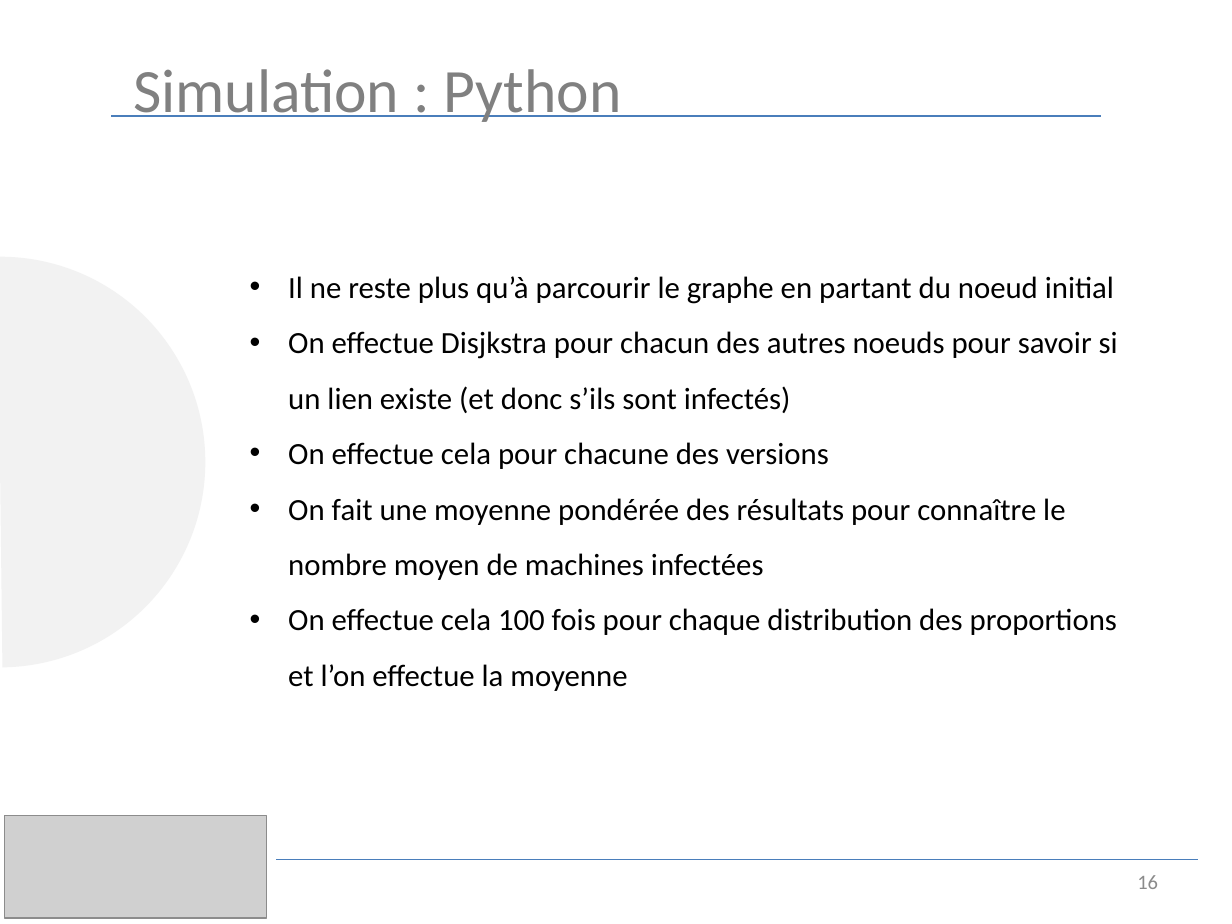
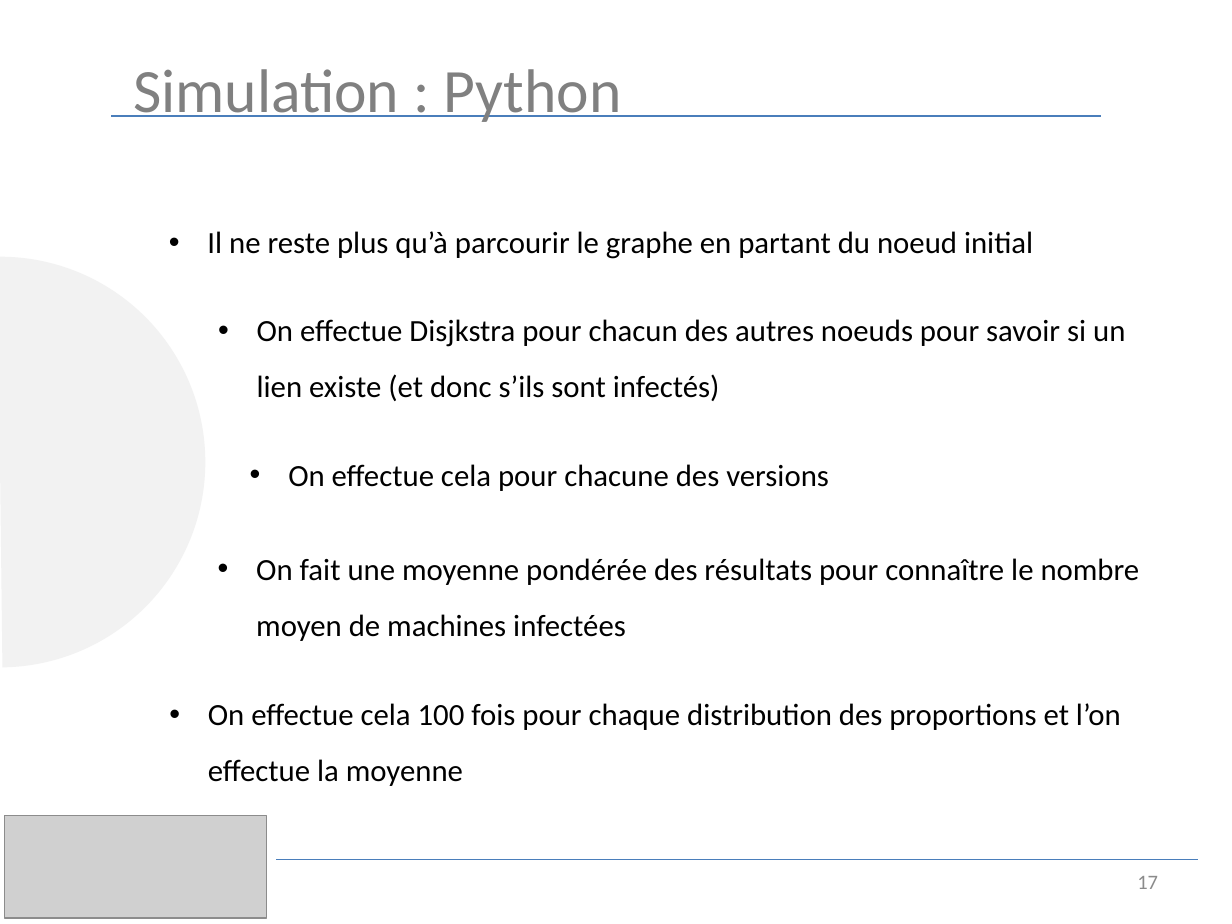
Before and after one commit to luinaudt/inf6422, a slide deck: slide 17 of lab3/presentation.pptx (slide 16 before the commit). Drawn at 1232x924 pixels with LibreOffice and Linux fonts; fonts in the diff are those of the drawing; grey boxes stand for pictures. Boxes give left, top, right and bottom in pixels: in the first picture for what was removed or moved away, otherwise in the second. Text is boxed around its words. In the diff, an @@ line names an element or a change of style, - is before the commit and + after.

Commit message:
mise à jour du ppt
Ajout de quelques slides pour l'intro et mise en forme de l'ensemble du
ppt

```diff
--- a/lab3/presentation.pptx
+++ b/lab3/presentation.pptx
@@ text "Il ne reste plus qu’à ..." moved from (x1=288, y1=276, x2=1118, y2=691) to (x1=207, y1=231, x2=1033, y2=259) @@
@@ text added at (x1=257, y1=319, x2=1125, y2=401), 18 pt, text #000000 @@
+• On effectue Disjkstra pour chacun des autres noeuds pour savoir si un lien existe (et donc s’ils sont infectés)
@@ text at (x1=288, y1=331, x2=1118, y2=691): paragraphs removed @@
-• On effectue Disjkstra pour chacun des autres noeuds pour savoir si un lien existe (et donc s’ils sont infectés)
-• On effectue cela pour chacune des versions
-• On fait une moyenne pondérée des résultats pour connaître le nombre moyen de machines infectées
-• On effectue cela 100 fois pour chaque distribution des proportions et l’on effectue la moyenne
@@ text added at (x1=288, y1=464, x2=829, y2=491), 18 pt, text #000000 @@
+• On effectue cela pour chacune des versions
@@ text added at (x1=256, y1=558, x2=1140, y2=641), 18 pt, text #000000 @@
+• On fait une moyenne pondérée des résultats pour connaître le nombre moyen de machines infectées
@@ text added at (x1=208, y1=703, x2=1121, y2=786), 18 pt, text #000000 @@
+• On effectue cela 100 fois pour chaque distribution des proportions et l’on effectue la moyenne
@@ page number at (x1=1137, y1=876, x2=1158, y2=889): text changed @@
-16
+17
```
Also in this commit, not shown: 18 other slides changed, 2 slides added, 1 slide removed.
